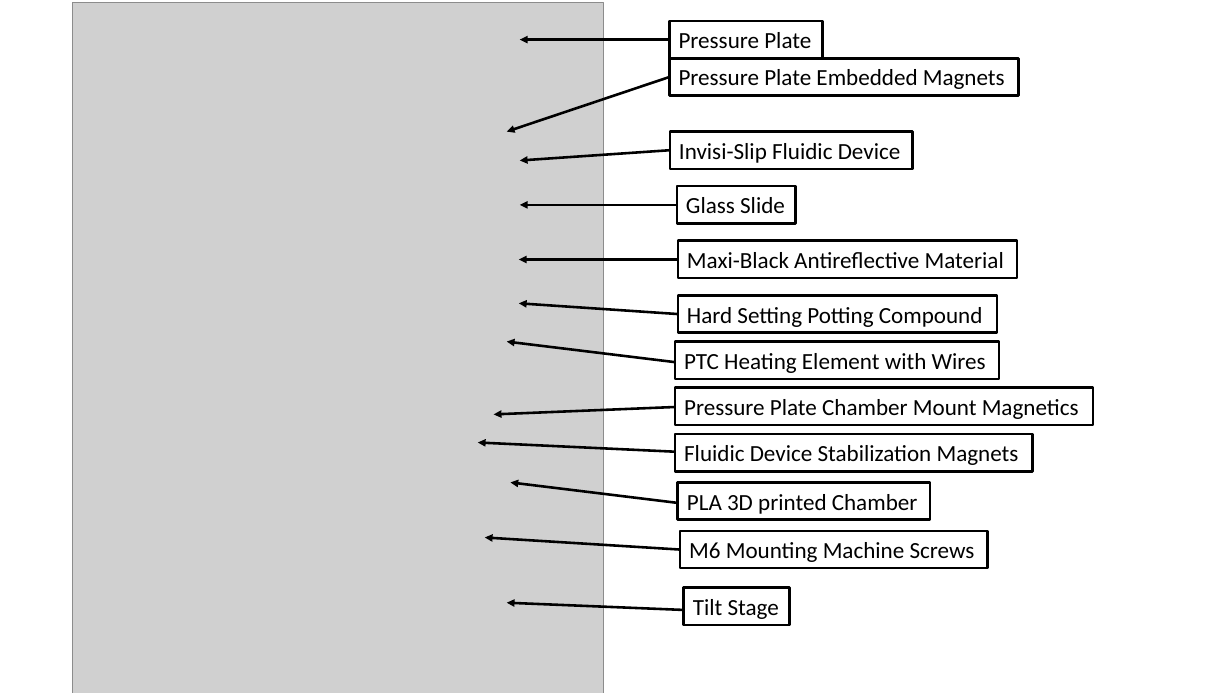
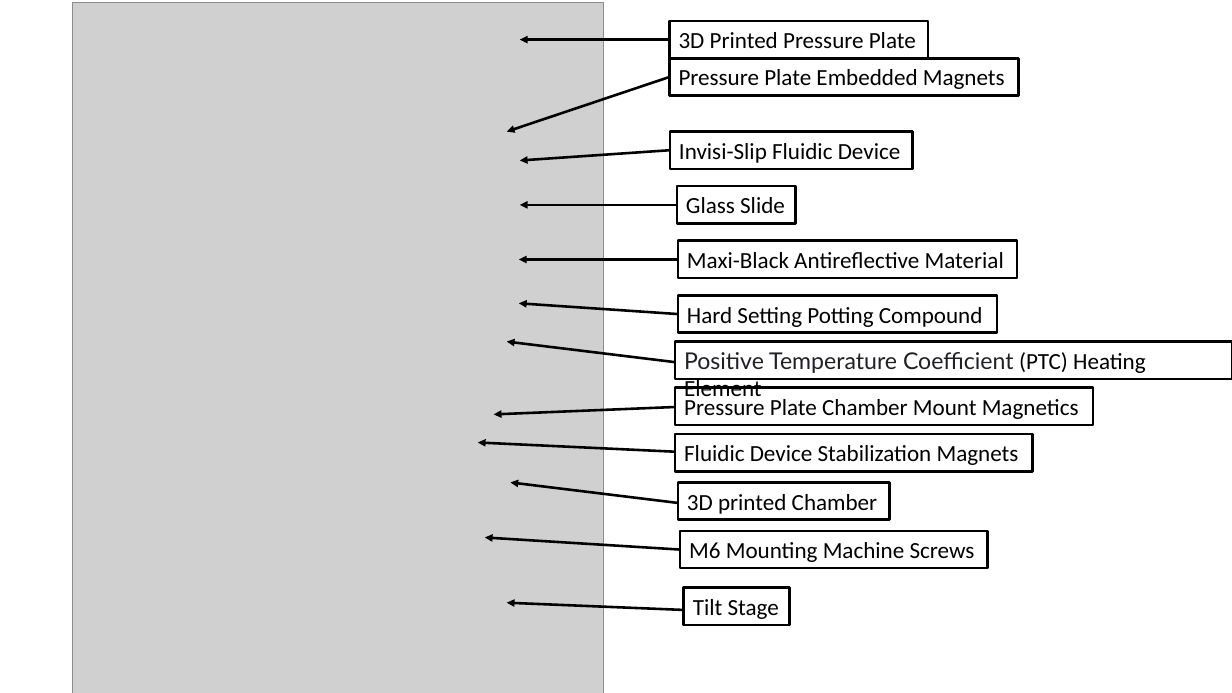
Before and after one commit to mdanderson03/SpectrePlex, a slide deck: slide 3 of 3D model/Technical Drawings/Views_technical_drawings V5.1.pptx. Drawn at 1232x693 pixels with LibreOffice and Linux fonts; fonts in the diff are those of the drawing; grey boxes stand for pictures. Boxes give left, top, right and bottom in pixels: in the first picture for what was removed or moved away, otherwise in the second. Text is boxed around its words. In the diff, an @@ line names an element or a change of style, - is before the commit and + after.

```diff
--- a/3D model/Technical Drawings/Views_technical_drawings V5.1.pptx
+++ b/3D model/Technical Drawings/Views_technical_drawings V5.1.pptx
@@ rectangle "3D Printed Pressure Plate": place and size @@
-rectangle "3D Printed Pressure Plate" at box(670, 21, 823, 58)
+rectangle "3D Printed Pressure Plate" at box(670, 21, 929, 58)
@@ text in rectangle at box(679, 32, 916, 48): text changed @@
-Pressure Plate
+3D Printed Pressure Plate
@@ rectangle "Positive Temperature Coefficient (PTC) Heating ...": place and size @@
-rectangle "Positive Temperature Coefficient (PTC) Heating ..." at box(676, 342, 1000, 379)
+rectangle "Positive Temperature Coefficient (PTC) Heating ..." at box(676, 342, 1232, 379)
@@ text in rectangle at box(684, 352, 1146, 403): text changed; font Calibri to Lato; text colour #000000 to #202124 @@
-PTC Heating Element with Wires
+Positive Temperature Coefficient (PTC) Heating Element
@@ rectangle "3D printed Chamber": place and size @@
-rectangle "3D printed Chamber" at box(678, 482, 931, 519)
+rectangle "3D printed Chamber" at box(678, 482, 890, 519)
@@ text in rectangle at box(687, 494, 878, 514): text changed @@
-PLA 3D printed Chamber
+3D printed Chamber
```
Also in this commit, not shown: 1 slide added.
